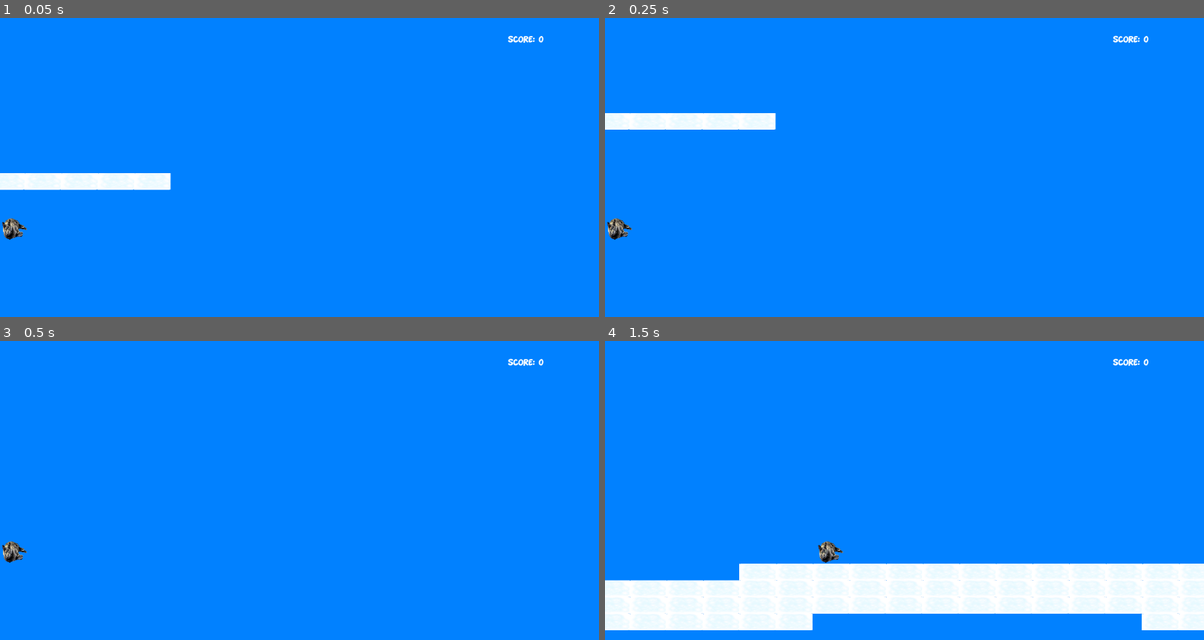
Above: before the commit, frames 1-4 (two rows, left to right).
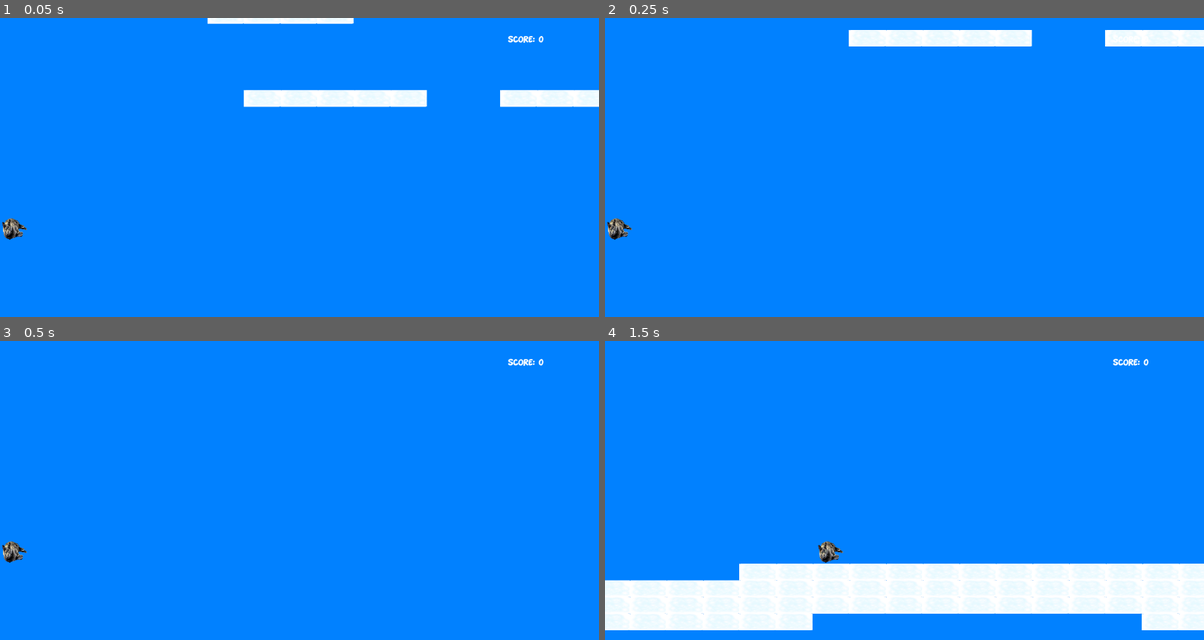
Above: after the commit, the same moments.

Repository: 5hr3kY/Kit-Fight
Game: Godot game, scene res://Scenes/main.tscn
The game is run twice, just before and just after one commit, with the same random seed, the same clock (stepped at 60 frames per second) and the same inputs. This scene is started directly instead of the project's main scene.
Inputs:
- Up to frame 1 (0.05 s): no input
- Up to frame 2 (0.25 s): no input
- Up to frame 3 (0.5 s): no input
- Up to frame 4 (1.5 s): hold Right (ui_right) from 0.53 s (still down); tap Up (ui_up) at 0.77 s

The runs differ from the first frame. In frame 1, 4.9% of the frame differs, in the area x 0-100%, y 0-58%; in frame 2, 4.1%; in frame 3, nothing differs; in frame 4, nothing differs.

Commit message:
almost done cryign

Diff:
--- a/kit-fight/cat.gd
+++ b/kit-fight/cat.gd
@@ -6,10 +6,11 @@
 var deceleration  = 1
 var gravity = 2
 var speed = 10
-var attacking  = false
+var surpassBoundary = false
 var prev_is_on_floor = false
 var prev_velocity = 0
 var potential_velocity = 0
+
 
 func _sigma(delta):
 	if Input.is_action_just_pressed("ui_esc"):
@@ -27,7 +28,13 @@
 
 func _check_location():
 	if position.y < -4000:
+		surpassBoundary = true
+		print(position.y)
+
+	if surpassBoundary and velocity.x ==0 and velocity.y ==0 and  is_on_floor():
 		position.y = 0
+		surpassBoundary= false
+		print(position)
 
 func _process(delta: float) -> void:
 	_charge(delta)
--- a/kit-fight/tile_map.gd
+++ b/kit-fight/tile_map.gd
@@ -14,7 +14,7 @@
 
 func _process(delta):
 	check_location();
-	if reachedTop:
+	if reachedTop and %Cat.is_on_floor():
 		delete_all()
 		generate_stuff()
 		reachedTop = false
@@ -25,7 +25,7 @@
 
 
 func delete_all():
-	for y in range (-50,20,1):
+	for y in range (-90,0,1):
 		for x in range (0,20,1):
 			var coord= Vector2i(x,y)
 			set_cell(coord, -1)
@@ -33,8 +33,7 @@
 func generate_stuff():
 	var placedClouds =0
 	for coordinates in topClouds:
-		#for x in range(1,6,1):
-		#print(coordinates)
+
 		self.set_cell(coordinates,5,Vector2i(1,0))
 	placedClouds+= topClouds.size()/5
 
@@ -44,7 +43,7 @@
 
 	for i in range(1,10,1):
 		var x = randi_range(0,14)
-		var y = randi_range(2*(i-11)-1,2*(i-11)+1)
+		var y = randi_range(2*(i-11)-1,2*(i-11)+4)
 
 		for deltax in range (1,5,1):
 			var coord = Vector2i((x+deltax),y*5)
@@ -66,7 +65,7 @@
 	for _nothing in range(numClouds- placedClouds):
 
 		var x = randi_range(0,14)
-		var y = randi_range(-21,1)
+		var y = randi_range(-21,3)
 
 		if [x,y] in unusableValues : continue
 
